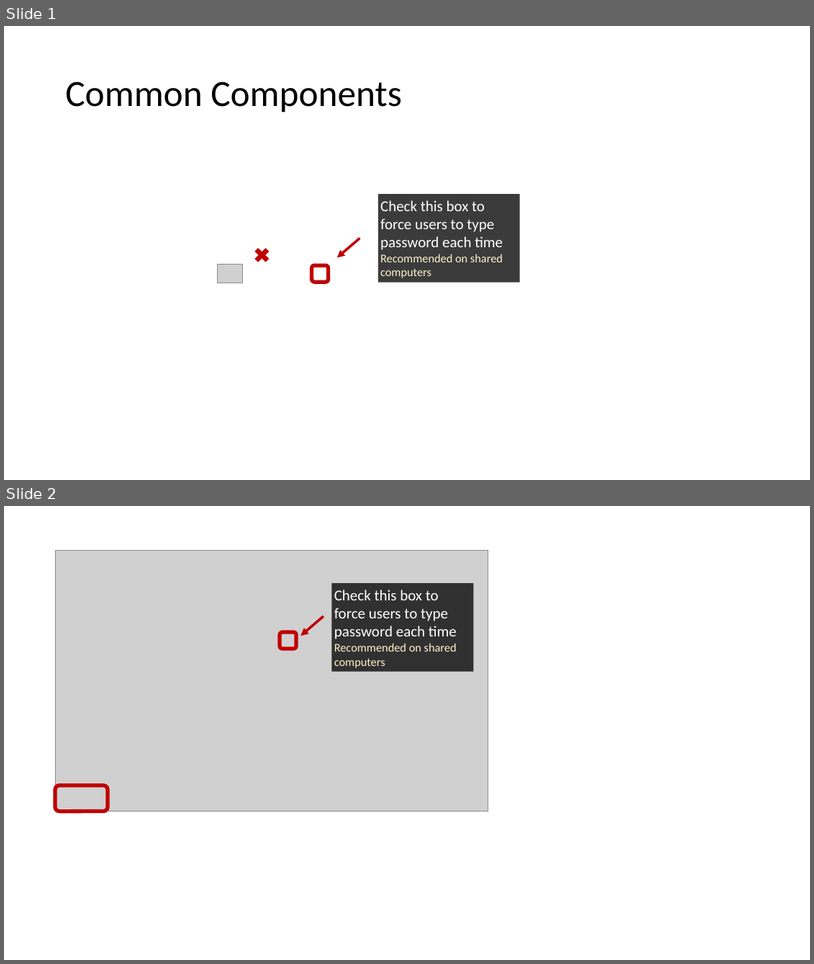
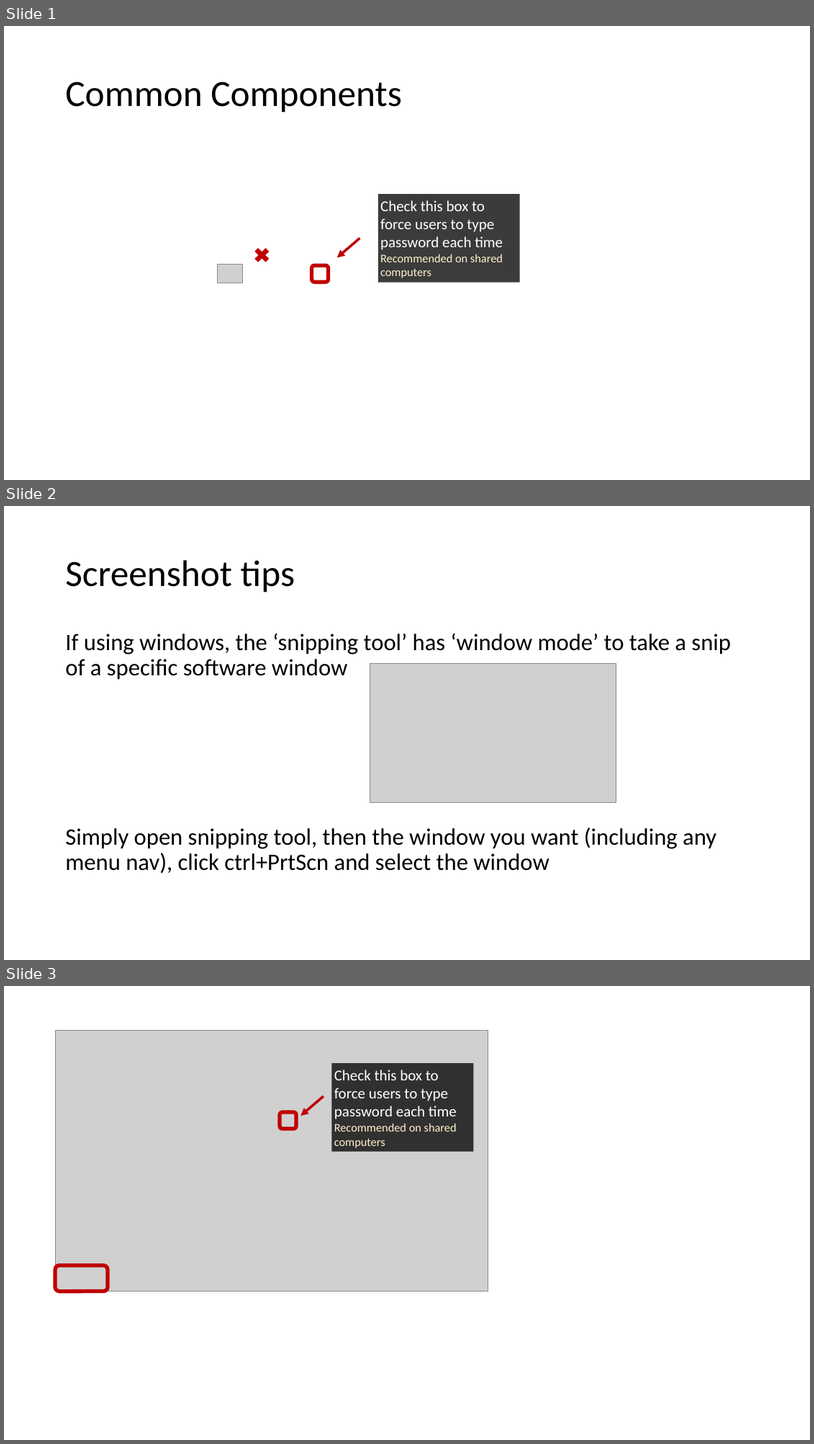
Before and after one commit to stats4sd/Installation-Guides, a slide deck: devResources/Screenshots - Chris.pptx. Shown one above the other, each under a label of ours: slides 1 and 2 before the commit, slides 1, 2 and 3 after it. The pictures are 814x964 and 814x1444 pixels, drawn with LibreOffice and Linux fonts; fonts in the diff are those of the drawing; grey boxes stand for pictures. Boxes give left, top, right and bottom in pixels: in the first picture for what was removed or moved away, otherwise in the second. Text is boxed around its words. In the diff, an @@ line names an element or a change of style, - is before the commit and + after.

Commit message:
update chris screenshots

```diff
--- a/devResources/Screenshots - Chris.pptx
+++ b/devResources/Screenshots - Chris.pptx
@@ slide 2 added at (x1=4, y1=506, x2=810, y2=960), background #FFFFFF @@
@@ title added at (x1=65, y1=560, x2=295, y2=592), 44 pt, text #000000 @@
+Screenshot tips
@@ text added at (x1=65, y1=633, x2=731, y2=873), 28 pt, text #000000 @@
+If using windows, the ‘snipping tool’ has ‘window mode’ to take a snip of a specific software window
+Simply open snipping tool, then the window you want (including any menu nav), click ctrl+PrtScn and select the window
@@ picture added at (x1=370, y1=663, x2=616, y2=802) @@
@@ what was slide 2 is now slide 3 @@
```
Also in this commit, not shown: 4 other slides added.
